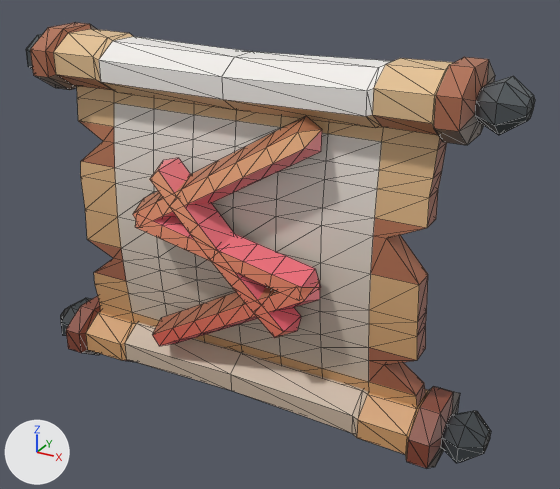
Two versions of the glTF model assets/custom-items/scrolls/scroll/scroll_coral_sowilo.glb, one commit apart.
The view is the same before and after, from a 50 mm camera at (0.634, -1.026, 0.833) aimed at (0.056, 0.025, 0.307). The lights are fixed; the arrows at lower left show +X, +Y and +Z. The picture after the commit comes second. Mesh edges are drawn as thin lines. Vertices at exactly the same position are counted once.

In view in the first picture: 'model'.
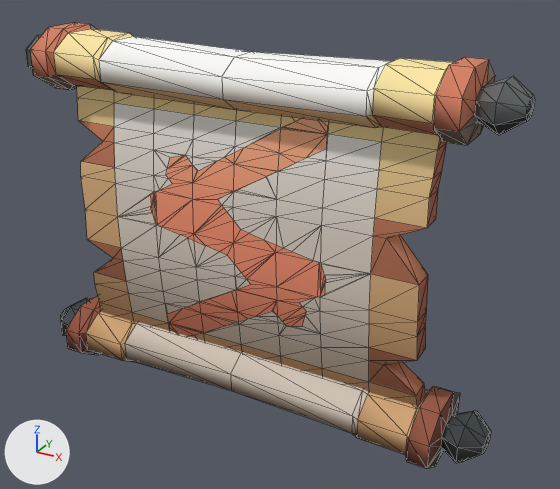
Boxes [x1, y1, x2, y2] around the edits, measured in the pictures (560 x 489 px):
part 1 of me_model, deleted (red): before [135, 214, 321, 300]
part 2 of me_model, cut back: [118, 96, 535, 453] in both
part 3 of me_model, recoloured: [30, 23, 535, 468] in both
part 4 of me_model, edited (looks the same): [26, 34, 534, 463] in both

Patch to the scene script:
```diff
--- a/assets/custom-items/scrolls/scroll/scroll_coral_sowilo.glb.py
+++ b/assets/custom-items/scrolls/scroll/scroll_coral_sowilo.glb.py
@@ img_surface_palette @@
+img_surface_palette = load_image('surface_palette', '_unpacked/surface_palette', 256, 256, 'sRGB')
@@ mat_scroll_coral_sowilo_1 @@
+mat_scroll_coral_sowilo_1 = principled_material('scroll_coral_sowilo_1')
+mat_scroll_coral_sowilo_1.texture = img_surface_palette
+mat_scroll_coral_sowilo_1.metallic = 0.35
+mat_scroll_coral_sowilo_1.roughness = 0.6
@@ mat_scroll_coral_sowilo_0 @@
+mat_scroll_coral_sowilo_0 = principled_material('scroll_coral_sowilo_0')
+mat_scroll_coral_sowilo_0.texture = img_surface_palette
+mat_scroll_coral_sowilo_0.roughness = 1.0
@@ me_model @@
 # used by ob_model
-me_model.from_pydata(...)  # 630 vertices, 1144 faces; spans x -0.44..0.44, y -0.09..0.09, z 0.0..0.64
+me_model.from_pydata(...)  # 630 vertices, 1248 faces; spans x -0.44..0.44, y -0.07..0.09, z 0.0..0.64
+# me_model part 1: the loose piece of 30 vertices spanning x -0.169..0.169, y -0.09..-0.048, z 0.262..0.378 is deleted
+# me_model part 2
+# 90 vertices are removed from x -0.168..0.168, y -0.09..-0.03, z 0.091..0.549
+# 215 faces are deleted
+# 120 vertices are added at x -0.169..0.169, y -0.031..-0.011, z 0.091..0.549
+# 361 new faces join them, mat_scroll_coral_sowilo_0 (picture img_surface_palette)
+# me_model part 3: 871 faces spanning x -0.44..0.44, y -0.07..0.09, z 0.0..0.64 switch from mat_kaykit_palette (picture img_dungeon_texture) to mat_scroll_coral_sowilo_0 (picture img_surface_palette)
+# me_model part 4: 48 faces spanning x -0.406..0.438, y -0.07..0.043, z 0.03..0.64 switch from mat_kaykit_palette (picture img_dungeon_texture) to mat_scroll_coral_sowilo_1 (picture img_surface_palette)
```
